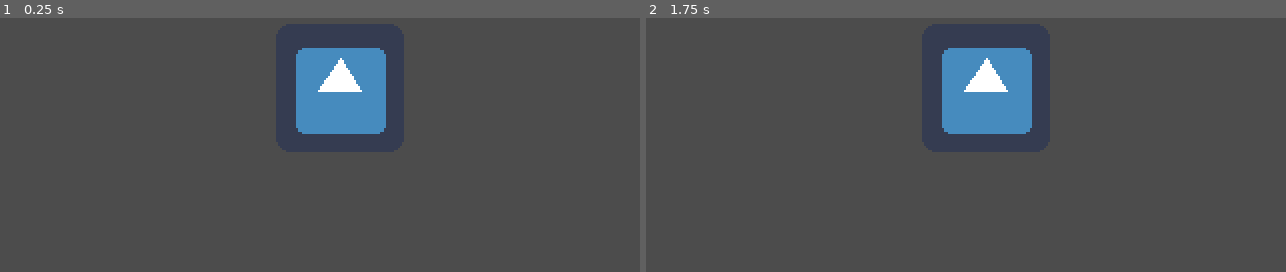
Above: before the commit, frames 1-2 (left to right).
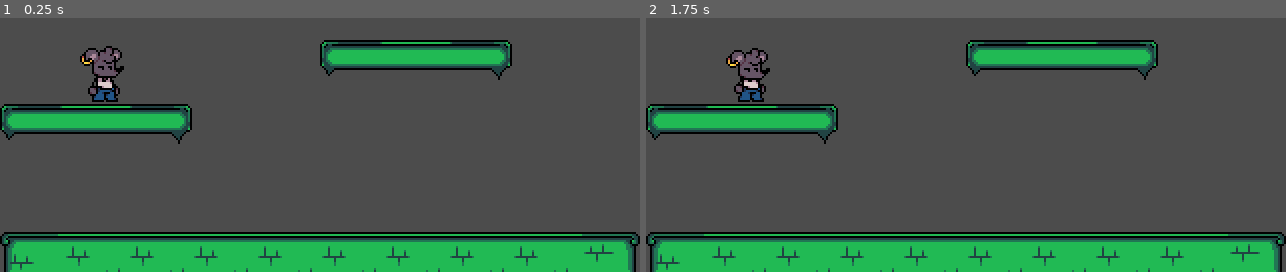
Above: after the commit, the same moments.

Repository: MonkeMango/sidealleysqueaks-source
Game: Godot game, scene res://scenes/Areas/testscene.tscn
Two runs of this game, one before a commit and one after it. Both use one fixed random seed, a clock stepped at 60 frames per second and the inputs below. Before the commit the project starts from res://src/Player/Player.tscn. The engine's default icon, where the game draws it, is replaced by a stand-in: a white triangle on a blue panel in a dark square.
Inputs:
- Up to frame 1 (0.25 s): no input
- Up to frame 2 (1.75 s): tap Enter at 1.25 s

The runs differ from the first frame. In frame 1, 27% of the frame differs, in the area x 0-100%, y 8-100%; in frame 2, 27%.

Commit message:
Player Sprites added

Diff:
--- a/project.godot
+++ b/project.godot
@@ -11,7 +11,7 @@
 [application]
 
 config/name="Sidealleysqueaks-source"
-run/main_scene="res://src/Player/Player.tscn"
+run/main_scene="res://scenes/Areas/testscene.tscn"
 config/icon="res://assets/icon.png"
 
 [display]
--- /dev/null
+++ b/scenes/Areas/testscene.tscn
@@ -0,0 +1,102 @@
+[gd_scene load_steps=4 format=2]
+
+[ext_resource path="res://src/Player/Player.tscn" type="PackedScene" id=1]
+[ext_resource path="res://assets/sprites/wastelight/tilemap/ground tiles.png" type="Texture" id=2]
+
+[sub_resource type="TileSet" id=1]
+0/name = "ground tiles.png 0"
+0/texture = ExtResource( 2 )
+0/tex_offset = Vector2( 0, 0 )
+0/modulate = Color( 1, 1, 1, 1 )
+0/region = Rect2( 32, 64, 32, 32 )
+0/tile_mode = 0
+0/occluder_offset = Vector2( 0, 0 )
+0/navigation_offset = Vector2( 0, 0 )
+0/shape_offset = Vector2( 0, 0 )
+0/shape_transform = Transform2D( 1, 0, 0, 1, 0, 0 )
+0/shape_one_way = false
+0/shape_one_way_margin = 0.0
+0/shapes = [  ]
+0/z_index = 0
+1/name = "ground tiles.png 1"
+1/texture = ExtResource( 2 )
+1/tex_offset = Vector2( 0, 0 )
+1/modulate = Color( 1, 1, 1, 1 )
+1/region = Rect2( 64, 64, 32, 32 )
+1/tile_mode = 0
+1/occluder_offset = Vector2( 0, 0 )
+1/navigation_offset = Vector2( 0, 0 )
+1/shape_offset = Vector2( 0, 0 )
+1/shape_transform = Transform2D( 1, 0, 0, 1, 0, 0 )
+1/shape_one_way = false
+1/shape_one_way_margin = 0.0
+1/shapes = [  ]
+1/z_index = 0
+2/name = "ground tiles.png 2"
+2/texture = ExtResource( 2 )
+2/tex_offset = Vector2( 0, 0 )
+2/modulate = Color( 1, 1, 1, 1 )
+2/region = Rect2( 96, 64, 32, 32 )
+2/tile_mode = 0
+2/occluder_offset = Vector2( 0, 0 )
+2/navigation_offset = Vector2( 0, 0 )
+2/shape_offset = Vector2( 0, 0 )
+2/shape_transform = Transform2D( 1, 0, 0, 1, 0, 0 )
+2/shape_one_way = false
+2/shape_one_way_margin = 0.0
+2/shapes = [  ]
+2/z_index = 0
+3/name = "ground tiles.png 3"
+3/texture = ExtResource( 2 )
+3/tex_offset = Vector2( 0, 0 )
+3/modulate = Color( 1, 1, 1, 1 )
+3/region = Rect2( 32, 32, 32, 32 )
+3/tile_mode = 0
+3/occluder_offset = Vector2( 0, 0 )
+3/navigation_offset = Vector2( 0, 0 )
+3/shape_offset = Vector2( 0, 0 )
+3/shape_transform = Transform2D( 1, 0, 0, 1, 0, 0 )
+3/shape_one_way = false
+3/shape_one_way_margin = 0.0
+3/shapes = [  ]
+3/z_index = 0
+4/name = "ground tiles.png 4"
+4/texture = ExtResource( 2 )
+4/tex_offset = Vector2( 0, 0 )
+4/modulate = Color( 1, 1, 1, 1 )
+4/region = Rect2( 64, 32, 32, 32 )
+4/tile_mode = 0
+4/occluder_offset = Vector2( 0, 0 )
+4/navigation_offset = Vector2( 0, 0 )
+4/shape_offset = Vector2( 0, 0 )
+4/shape_transform = Transform2D( 1, 0, 0, 1, 0, 0 )
+4/shape_one_way = false
+4/shape_one_way_margin = 0.0
+4/shapes = [  ]
+4/z_index = 0
+5/name = "ground tiles.png 5"
+5/texture = ExtResource( 2 )
+5/tex_offset = Vector2( 0, 0 )
+5/modulate = Color( 1, 1, 1, 1 )
+5/region = Rect2( 96, 32, 32, 32 )
+5/tile_mode = 0
+5/occluder_offset = Vector2( 0, 0 )
+5/navigation_offset = Vector2( 0, 0 )
+5/shape_offset = Vector2( 0, 0 )
+5/shape_transform = Transform2D( 1, 0, 0, 1, 0, 0 )
+5/shape_one_way = false
+5/shape_one_way_margin = 0.0
+5/shapes = [  ]
+5/z_index = 0
+
+[node name="Node2D" type="Node2D"]
+
+[node name="TileMap" type="TileMap" parent="."]
+tile_set = SubResource( 1 )
+cell_size = Vector2( 32, 32 )
+format = 1
+tile_data = PoolIntArray( 131077, 3, 0, 131078, 4, 0, 131079, 5, 0, 196608, 3, 0, 196609, 4, 0, 196610, 5, 0, 327680, 0, 0, 327681, 1, 0, 327682, 1, 0, 327683, 1, 0, 327684, 1, 0, 327685, 1, 0, 327686, 1, 0, 327687, 1, 0, 327688, 1, 0, 327689, 2, 0 )
+
+[node name="Player" parent="." instance=ExtResource( 1 )]
+position = Vector2( 53, 79 )
+scale = Vector2( -1, 1 )
--- a/scenes/testscene.tscn
+++ /dev/null
@@ -1,5 +0,0 @@
-[gd_scene format=2]
-
-[node name="Node2D" type="Node2D"]
-
-[node name="Sprite" type="Sprite" parent="."]
--- a/src/Player/Player.tscn
+++ b/src/Player/Player.tscn
@@ -1,9 +1,40 @@
-[gd_scene load_steps=2 format=2]
+[gd_scene load_steps=8 format=2]
 
-[ext_resource path="res://assets/icon.png" type="Texture" id=1]
+[ext_resource path="res://assets/sprites/rattigain/walk1.png" type="Texture" id=1]
+[ext_resource path="res://assets/sprites/rattigain/idle2.png" type="Texture" id=2]
+[ext_resource path="res://assets/sprites/rattigain/walk2.png" type="Texture" id=3]
+[ext_resource path="res://assets/sprites/rattigain/idle1.png" type="Texture" id=4]
+[ext_resource path="res://assets/sprites/rattigain/jump.png" type="Texture" id=5]
+
+[sub_resource type="SpriteFrames" id=1]
+animations = [ {
+"frames": [ ExtResource( 4 ), ExtResource( 2 ) ],
+"loop": true,
+"name": "idle",
+"speed": 3.0
+}, {
+"frames": [ ExtResource( 1 ), ExtResource( 3 ) ],
+"loop": true,
+"name": "Walk",
+"speed": 5.0
+}, {
+"frames": [ ExtResource( 5 ) ],
+"loop": true,
+"name": "Jump",
+"speed": 5.0
+} ]
+
+[sub_resource type="RectangleShape2D" id=2]
+extents = Vector2( 11, 12.7273 )
 
 [node name="KinematicBody2D" type="KinematicBody2D"]
 
-[node name="Icon" type="Sprite" parent="."]
-position = Vector2( 170, 88 )
-texture = ExtResource( 1 )
+[node name="AnimatedSprite" type="AnimatedSprite" parent="."]
+frames = SubResource( 1 )
+animation = "idle"
+playing = true
+
+[node name="CollisionShape2D" type="CollisionShape2D" parent="."]
+position = Vector2( 2, 1.8 )
+scale = Vector2( 1.02, 1.11 )
+shape = SubResource( 2 )
Binary file added: assets/sprites/rattigain/idle1.png
Not shown, added: assets/sprites/rattigain/idle1.png.import
Binary file added: assets/sprites/rattigain/idle2.png
Not shown, added: assets/sprites/rattigain/idle2.png.import
Binary file added: assets/sprites/rattigain/jump.png
Not shown, added: assets/sprites/rattigain/jump.png.import
Binary file added: assets/sprites/rattigain/walk1.png
Not shown, added: assets/sprites/rattigain/walk1.png.import
Binary file added: assets/sprites/rattigain/walk2.png
Not shown, added: assets/sprites/rattigain/walk2.png.import
Binary file added: assets/sprites/wastelight/tilemap/ground tiles.png
Not shown, added: assets/sprites/wastelight/tilemap/ground tiles.png.import
